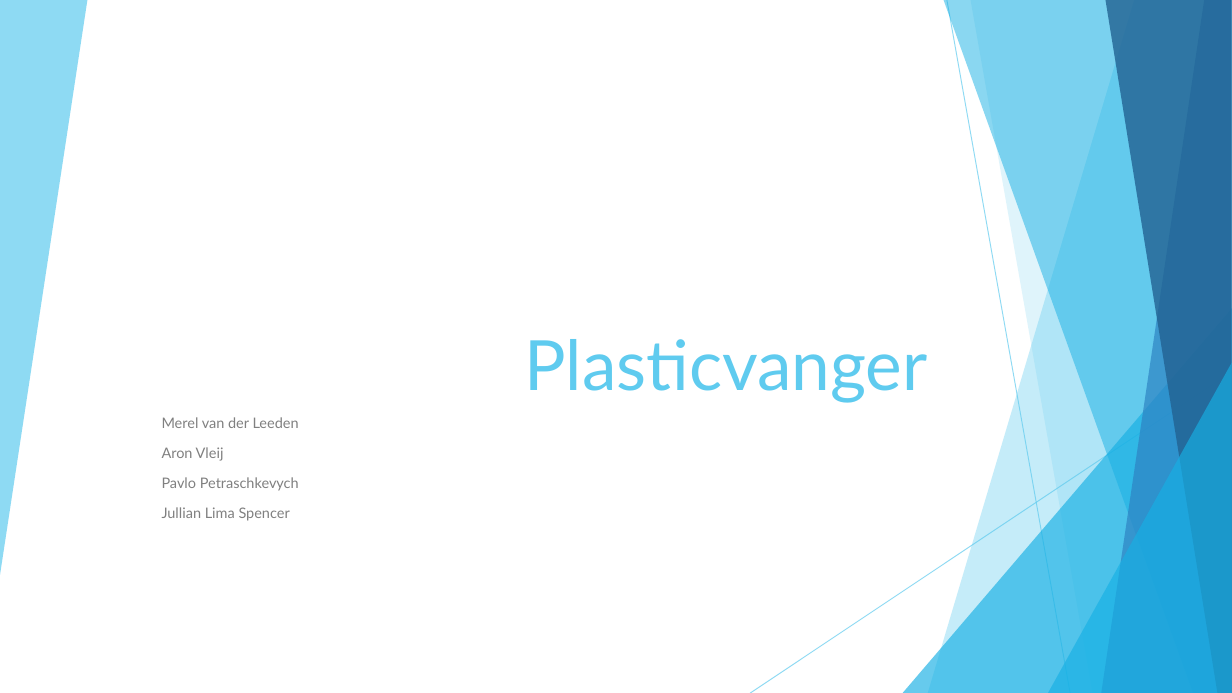
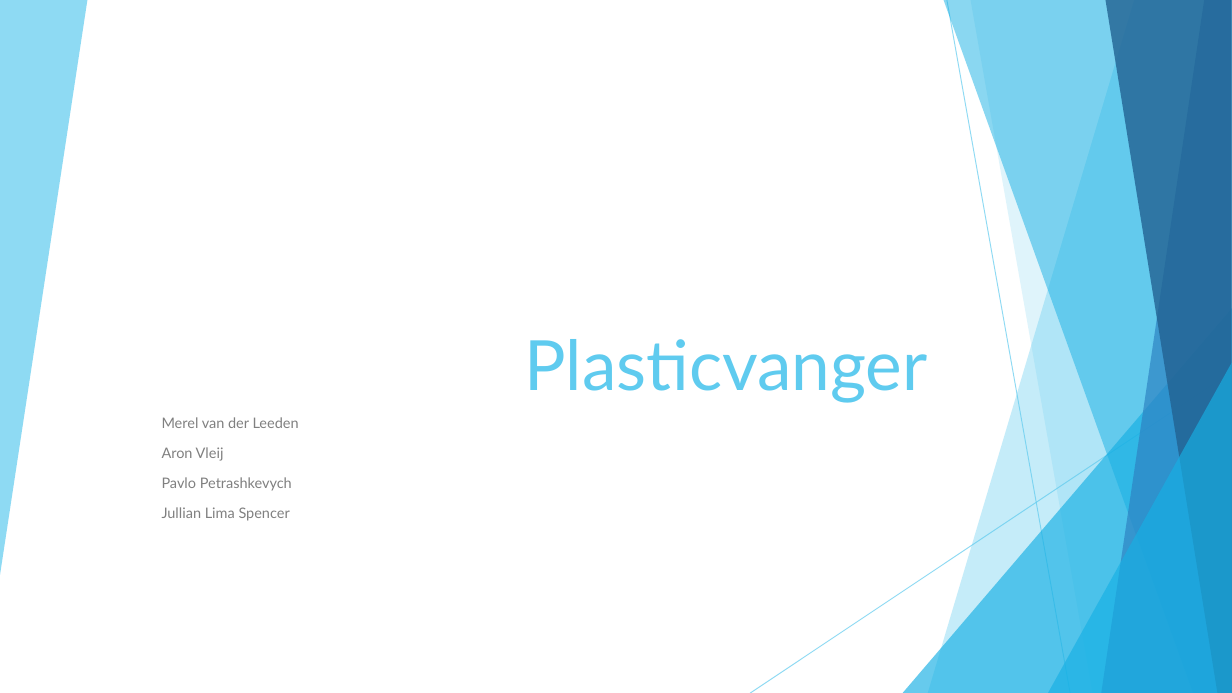
Before and after one commit to merelvdleeden/plastic_vanger, a slide deck: slide 1 of documentatie/scrum presentaties/sprint 4.pptx. Drawn at 1232x693 pixels with LibreOffice and Linux fonts; fonts in the diff are those of the drawing. Boxes give left, top, right and bottom in pixels: in the first picture for what was removed or moved away, otherwise in the second. Text is boxed around its words. In the diff, an @@ line names an element or a change of style, - is before the commit and + after.

```diff
--- a/documentatie/scrum presentaties/sprint 4.pptx
+++ b/documentatie/scrum presentaties/sprint 4.pptx
@@ subtitle at [162,477,292,491]: text changed @@
-Pavlo Petraschkevych
+Pavlo Petrashkevych
```
Also in this commit, not shown: 4 other slides changed.
